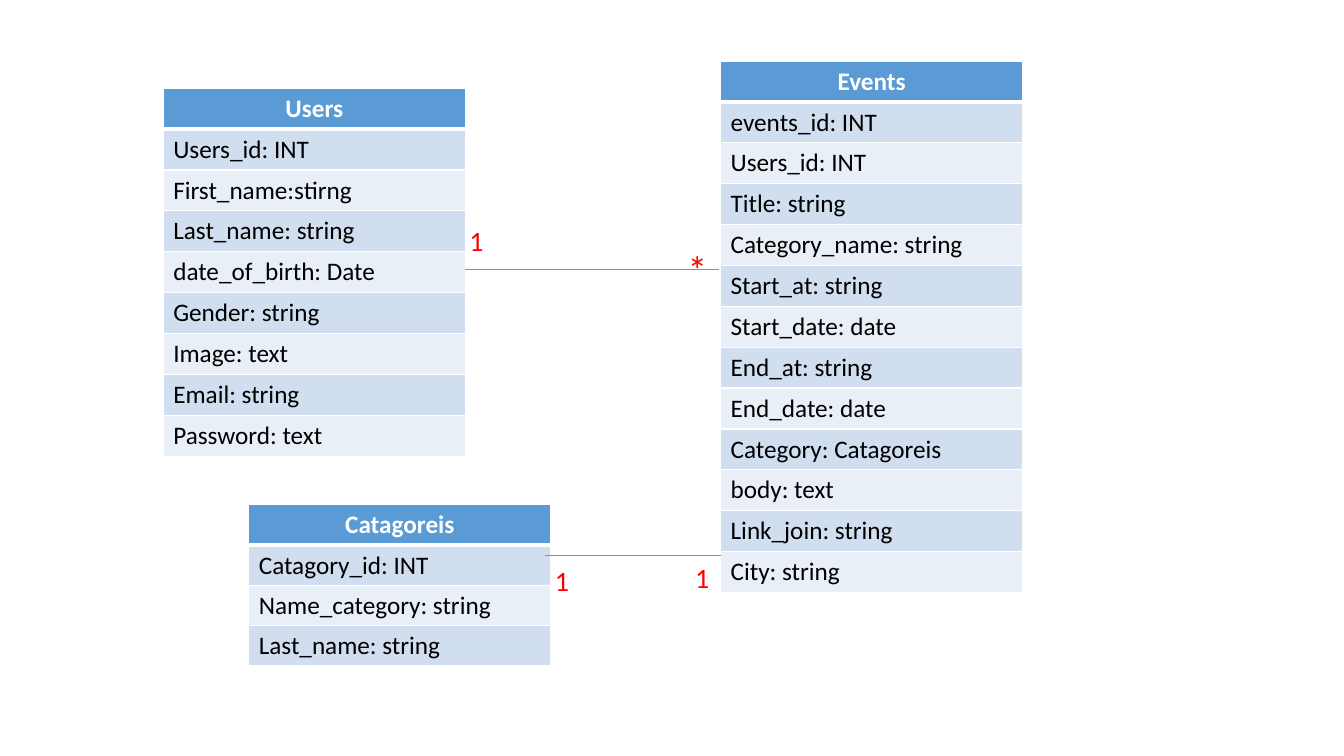
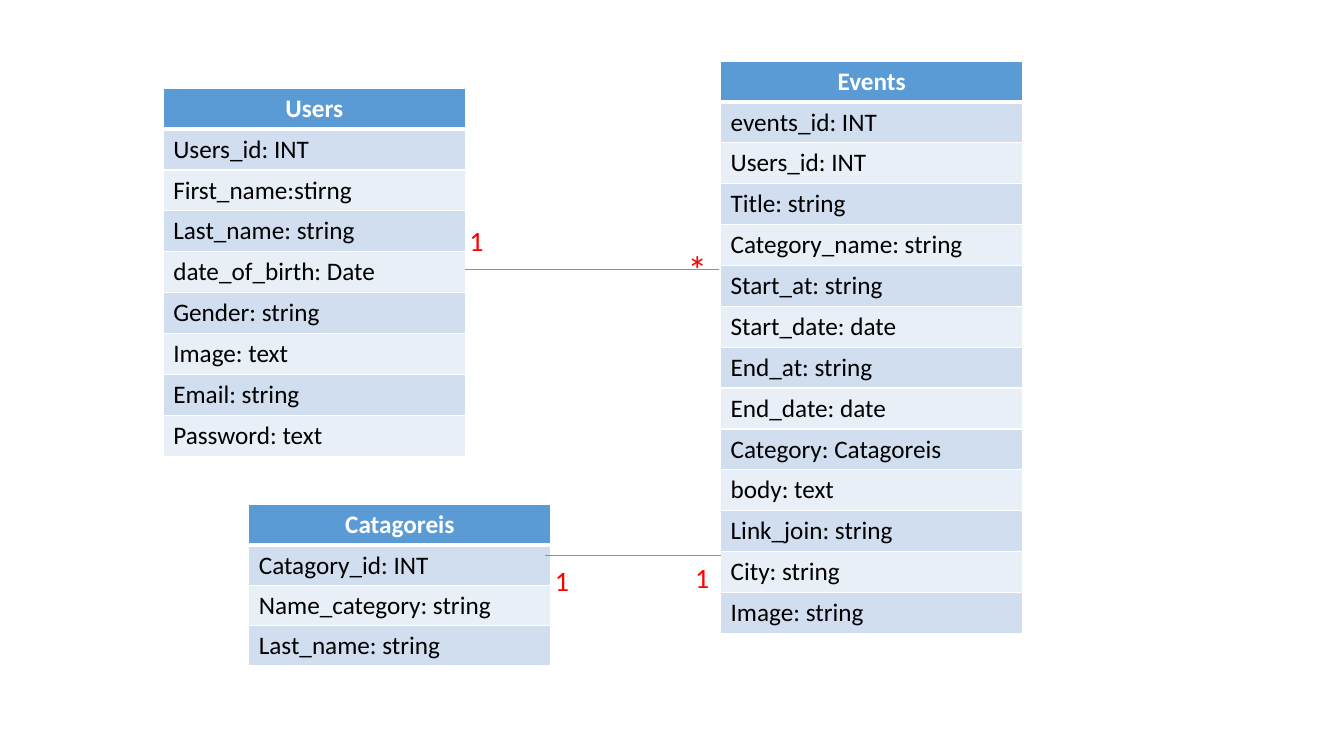
Before and after one commit to pnc-virtual-company/2021-G5-V2-PART1, a slide deck: slide 2 of docs/ER-DIAGRAM.pptx. Drawn at 1344x756 pixels with LibreOffice and Linux fonts; fonts in the diff are those of the drawing. Boxes give left, top, right and bottom in pixels: in the first picture for what was removed or moved away, otherwise in the second. Text is boxed around its words. In the diff, an @@ line names an element or a change of style, - is before the commit and + after.

```diff
--- a/docs/ER-DIAGRAM.pptx
+++ b/docs/ER-DIAGRAM.pptx
@@ table at <box>721,62,1023,630</box> @@
+row 14: Image: string
```
Also in this commit, not shown: 1 other file.
